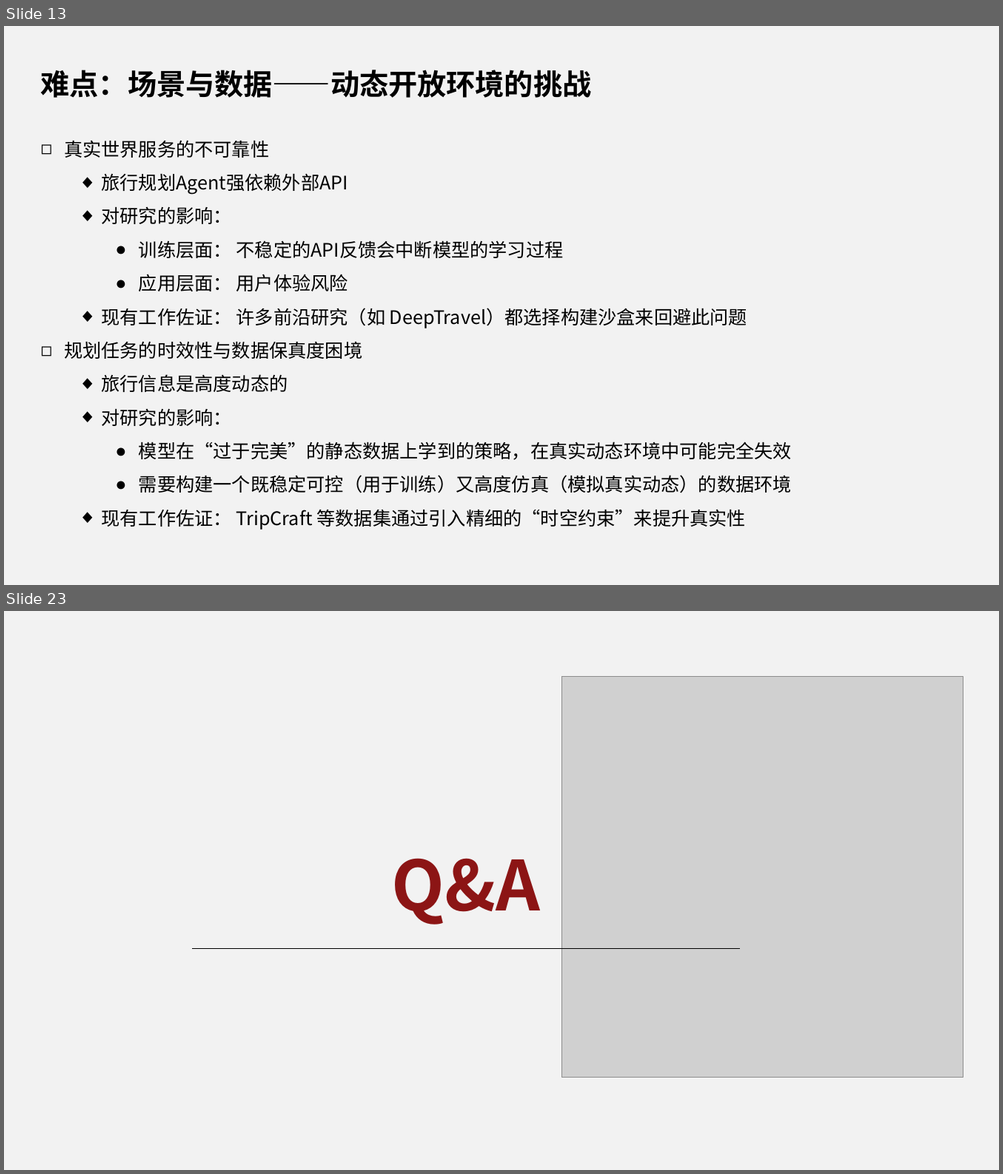
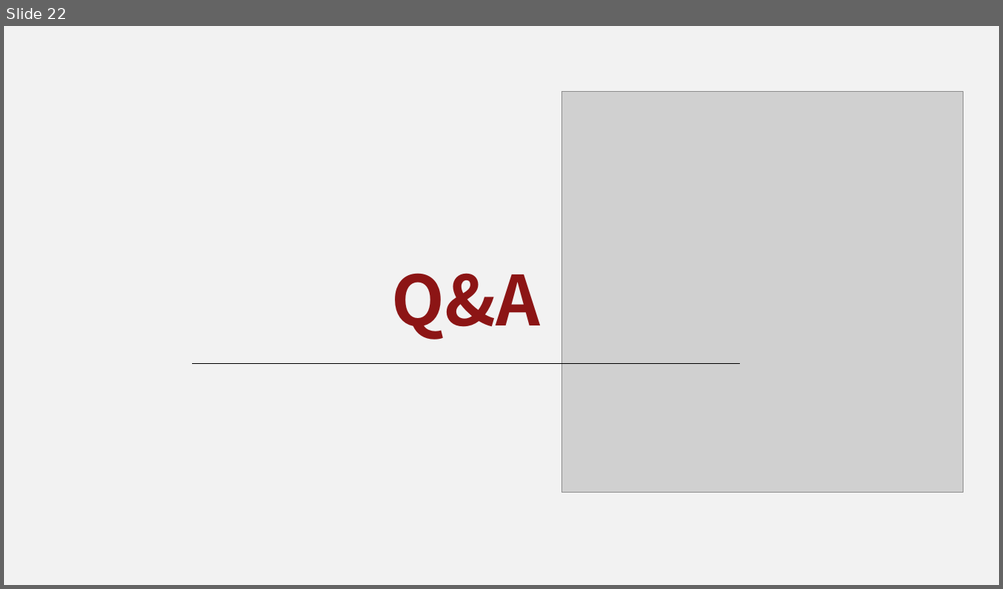
Before and after one commit to YangFan0918/assignment-submission-template, a slide deck: 汇报ppt.pptx. Shown one above the other, each under a label of ours: slides 13 and 23 before the commit, slide 22 after it; the slides between them are not shown. The pictures are 1003x1174 and 1003x589 pixels, drawn with LibreOffice and Linux fonts; fonts in the diff are those of the drawing; grey boxes stand for pictures; background and template pictures are left out. Boxes give left, top, right and bottom in pixels: in the first picture for what was removed or moved away, otherwise in the second. Text is boxed around its words. In the diff, an @@ line names an element or a change of style, - is before the commit and + after.

```diff
--- a/汇报ppt.pptx
+++ b/汇报ppt.pptx
@@ slide 13 removed at (4, 26, 999, 585), background #F2F2F2 @@
@@ text removed at (41, 70, 592, 98) @@
-难点：场景与数据——动态开放环境的挑战
@@ text removed at (64, 140, 791, 530) @@
-◻ 真实世界服务的不可靠性
-  ◆ 旅行规划Agent强依赖外部API
-  ◆ 对研究的影响：
-    ● 训练层面： 不稳定的API反馈会中断模型的学习过程
-    ● 应用层面： 用户体验风险
-  ◆ 现有工作佐证： 许多前沿研究（如 DeepTravel）都选择构建沙盒来回避此问题
-◻ 规划任务的时效性与数据保真度困境
-  ◆ 旅行信息是高度动态的
-  ◆ 对研究的影响：
-    ● 模型在“过于完美”的静态数据上学到的策略，在真实动态环境中可能完全失效
-    ● 需要构建一个既稳定可控（用于训练）又高度仿真（模拟真实动态）的数据环境
-  ◆ 现有工作佐证： TripCraft 等数据集通过引入精细的“时空约束”来提升真实性
@@ what was slide 23 is now slide 22 @@
```
Also in this commit, not shown: 7 slides changed, 12 slides added, 12 other slides removed, 3 other files.
